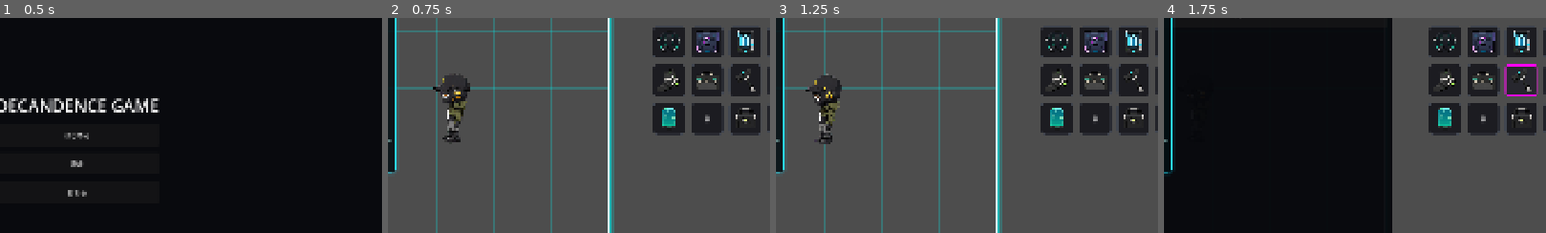
Above: before the commit, frames 1-4 (left to right).
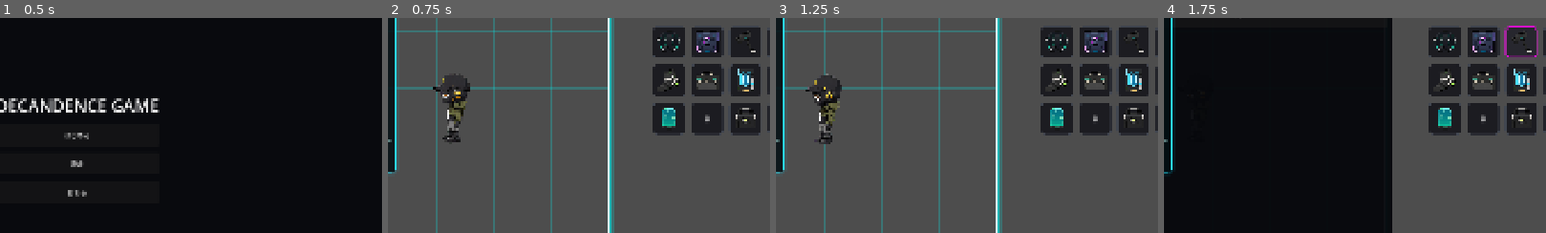
Above: after the commit, the same moments.

Repository: grimoire1089-coder/optimistic
Game: Godot game, scene res://Scenes/Boot/TitleScene.tscn
Same seed, same stepped clock (60 frames per second), same inputs: the game is played once before the commit and once after it. Sound files missing from this copy of the repository are replaced by a short silence.
Inputs (mouse positions are % of the whole screen's width and height, from its top left; square brackets give the same spot before the commit, where the layout moved):
- Up to frame 1 (0.5 s): no input
- Up to frame 2 (0.75 s): click "はじめる" at 0.5 s
- Up to frame 3 (1.25 s): no input
- Up to frame 4 (1.75 s): click (87, 25) [87, 34] at 1.25 s
The pictures show only the part of the screen within x 40-90%, y 20-70%; the shares and areas given below are measured in that part.

Frame 1 is identical in both runs. In frame 2, 0.5% of the frame differs, in the area x 91-97%, y 5-35%; in frame 3, 0.5%; in frame 4, 1.2%, in the area x 89-98%, y 3-37%.

Commit message:
Swap book and craft HUD button positions

Diff:
--- a/Scripts/UI/HUD/Modules/RightHudLayoutModule.gd
+++ b/Scripts/UI/HUD/Modules/RightHudLayoutModule.gd
@@ -23,12 +23,12 @@
 const BUTTON_LAYOUTS := {
 	"RobinHudButton": Vector2(HudButtonStyle.FIRST_ROW_ROBIN_LEFT, HudButtonStyle.FIRST_ROW_TOP),
 	"ShopButton": Vector2(HudButtonStyle.FIRST_ROW_INVENTORY_LEFT, HudButtonStyle.FIRST_ROW_TOP),
-	"BookButton": Vector2(HudButtonStyle.FIRST_ROW_BOOK_LEFT, HudButtonStyle.FIRST_ROW_TOP),
+	"BookButton": Vector2(HudButtonStyle.SECOND_ROW_CRAFT_LEFT, HudButtonStyle.SECOND_ROW_TOP),
 	"InventoryButton": Vector2(HudButtonStyle.FIRST_ROW_SHOP_LEFT, HudButtonStyle.FIRST_ROW_TOP),
 	"BuildModeButton": Vector2(HudButtonStyle.THIRD_ROW_PLACEHOLDER_03_LEFT, HudButtonStyle.THIRD_ROW_TOP),
 	"MoveButton": Vector2(HudButtonStyle.SECOND_ROW_MOVE_LEFT, HudButtonStyle.SECOND_ROW_TOP),
 	"WorkCreditButton": Vector2(HudButtonStyle.SECOND_ROW_WORK_LEFT, HudButtonStyle.SECOND_ROW_TOP),
-	"CraftButton": Vector2(HudButtonStyle.SECOND_ROW_CRAFT_LEFT, HudButtonStyle.SECOND_ROW_TOP),
+	"CraftButton": Vector2(HudButtonStyle.FIRST_ROW_BOOK_LEFT, HudButtonStyle.FIRST_ROW_TOP),
 	"SettingsButton": Vector2(HudButtonStyle.THIRD_ROW_PLACEHOLDER_05_LEFT, HudButtonStyle.THIRD_ROW_TOP),
 	"BillButton": Vector2(HudButtonStyle.SECOND_ROW_BILL_LEFT, HudButtonStyle.SECOND_ROW_TOP),
 	"PlanHudButton": Vector2(HudButtonStyle.THIRD_ROW_PLACEHOLDER_01_LEFT, HudButtonStyle.THIRD_ROW_TOP),
